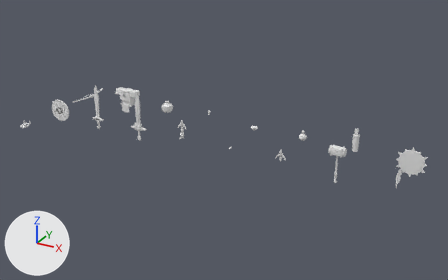
The glTF model assets/epiphany/equipo.glb as it was, and as the next commit left it.
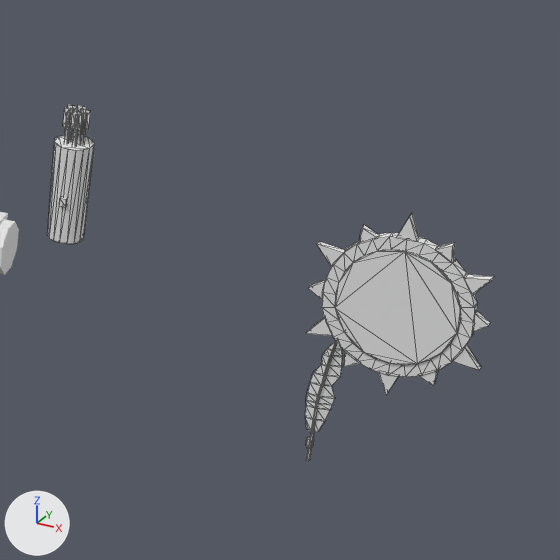
The first picture shows the older version from a 50 mm lens placed at (17.63, -19.93, 9.26), pointed at (7.51, -1.52, 0.05). The close-ups show the older and then the newer version on the part from 77% to 98% of the width and 39% to 73% of the height of that picture. Only the edits that show in the close-ups are written down. Every picture has the same lights, and +X, +Y and +Z are marked at lower left. The close-ups show mesh edges as thin lines.

The first close-up shows 'carcaj', 'escudo_espejo', 'martillo', 'pluma'.
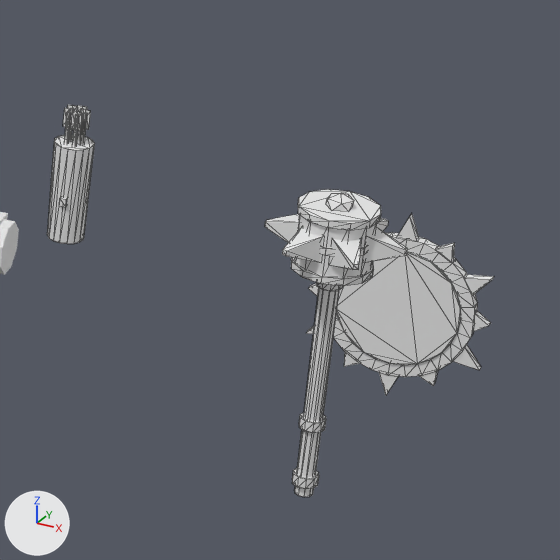
Changed parts and their boxes [x1, y1, x2, y2] in the close-ups (560 x 560 px):
'maza_centinela', added: after [265, 189, 408, 497]
'pluma', moved (not visible afterwards): before [305, 339, 343, 461]

The change, as a list of edits to the scene's bpy script:
```text
Add me_maza_centinela:
    me_maza_centinela.from_pydata(...)  # 236 vertices, 412 faces; spans x -0.37..0.37, y -0.33..0.33, z -0.28..1.5
    me_maza_centinela.materials.append(mat_paleta)  # white #e7e7e7
Change ob_pluma:
    ob_pluma.location: (14.0, -2.0, 0.0) -> (0.0, -4.0, 0.0)
Add ob_maza_centinela:
    ob_maza_centinela = bpy.data.objects.new('maza_centinela', me_maza_centinela)
    ob_maza_centinela.location = (14.0, -2.0, 0.0)
```
